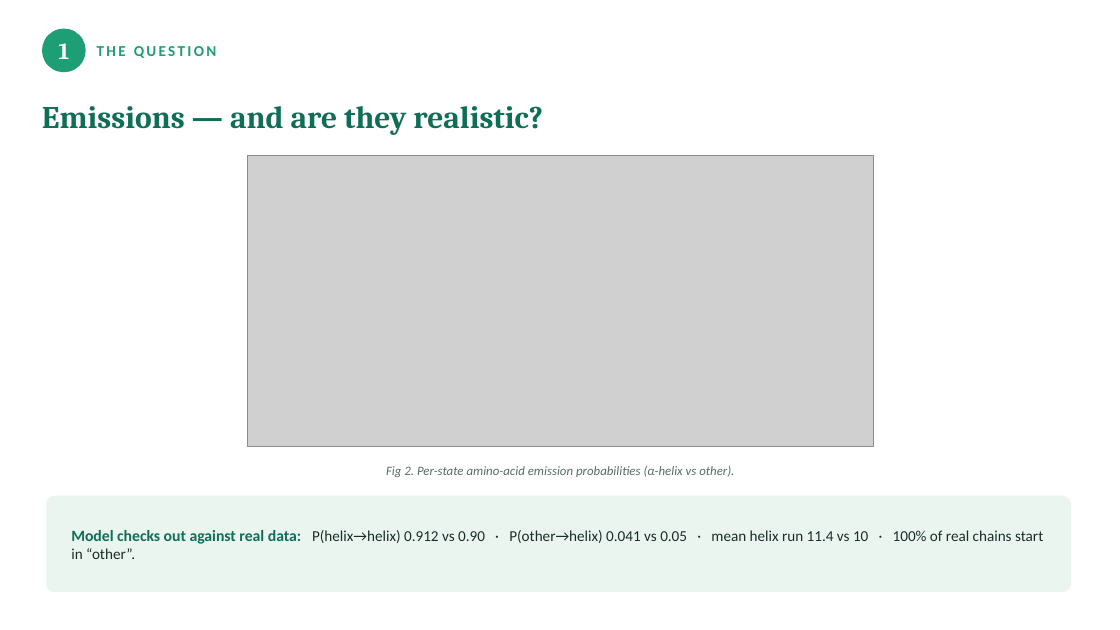
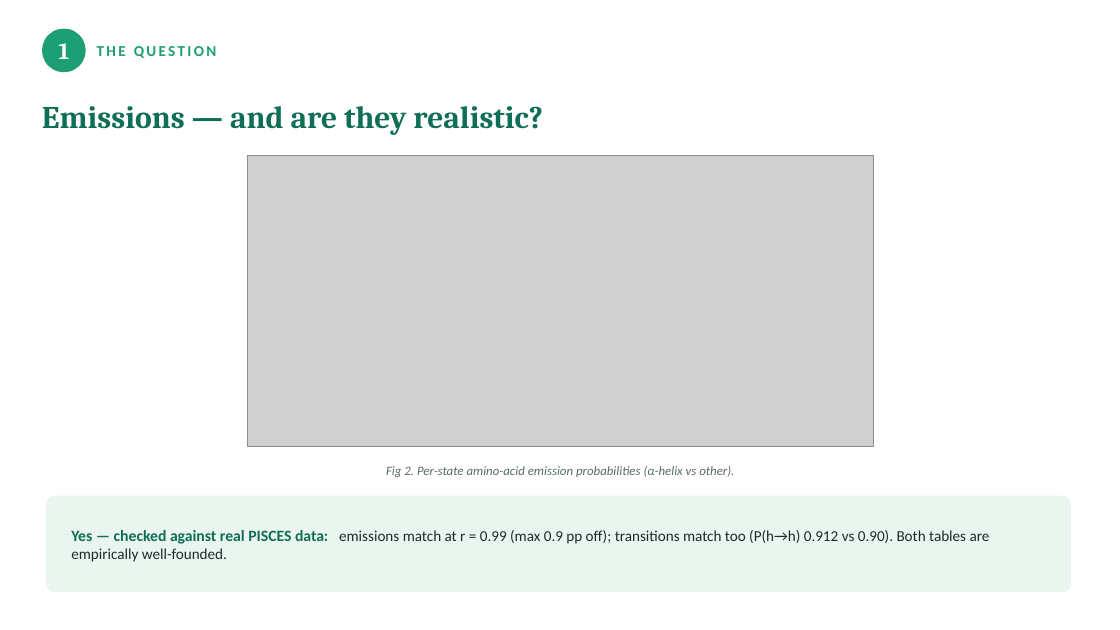
Before and after one commit to Munish0303/SBI---Protein-Based-Inference, a slide deck: slide 5 of SBI_presentation.pptx. Drawn at 1120x630 pixels with LibreOffice and Linux fonts; fonts in the diff are those of the drawing; grey boxes stand for pictures. Boxes give left, top, right and bottom in pixels: in the first picture for what was removed or moved away, otherwise in the second. Text is boxed around its words. In the diff, an @@ line names an element or a change of style, - is before the commit and + after.

```diff
--- a/SBI_presentation.pptx
+++ b/SBI_presentation.pptx
@@ text at <box>71,530,990,562</box>: text changed @@
-Model checks out against real data: P(helix→helix) 0.912 vs 0.90 · P(other→helix) 0.041 vs 0.05 · mean helix run 11.4 vs 10 · 100% of real chains start in “other”.
+Yes — checked against real PISCES data: emissions match at r = 0.99 (max 0.9 pp off); transitions match too (P(h→h) 0.912 vs 0.90). Both tables are empirically well-founded.
```
Also in this commit, not shown: 3 other slides changed, 1 slide added, 1 slide removed, 21 other files.
